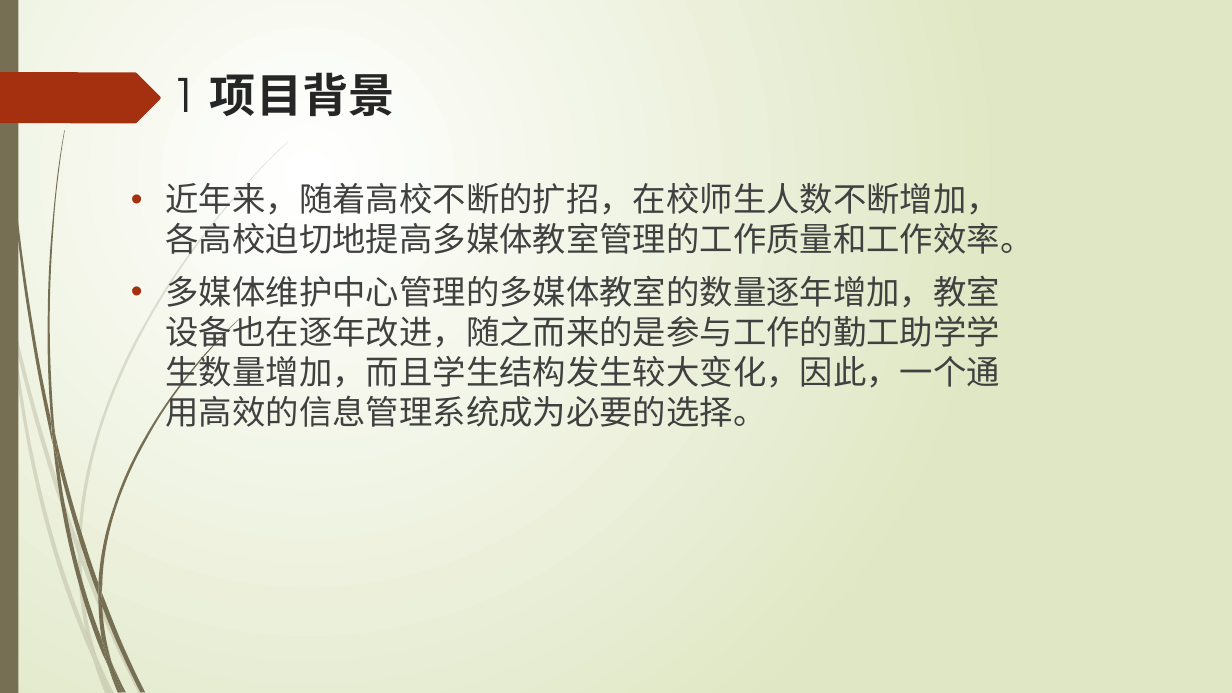
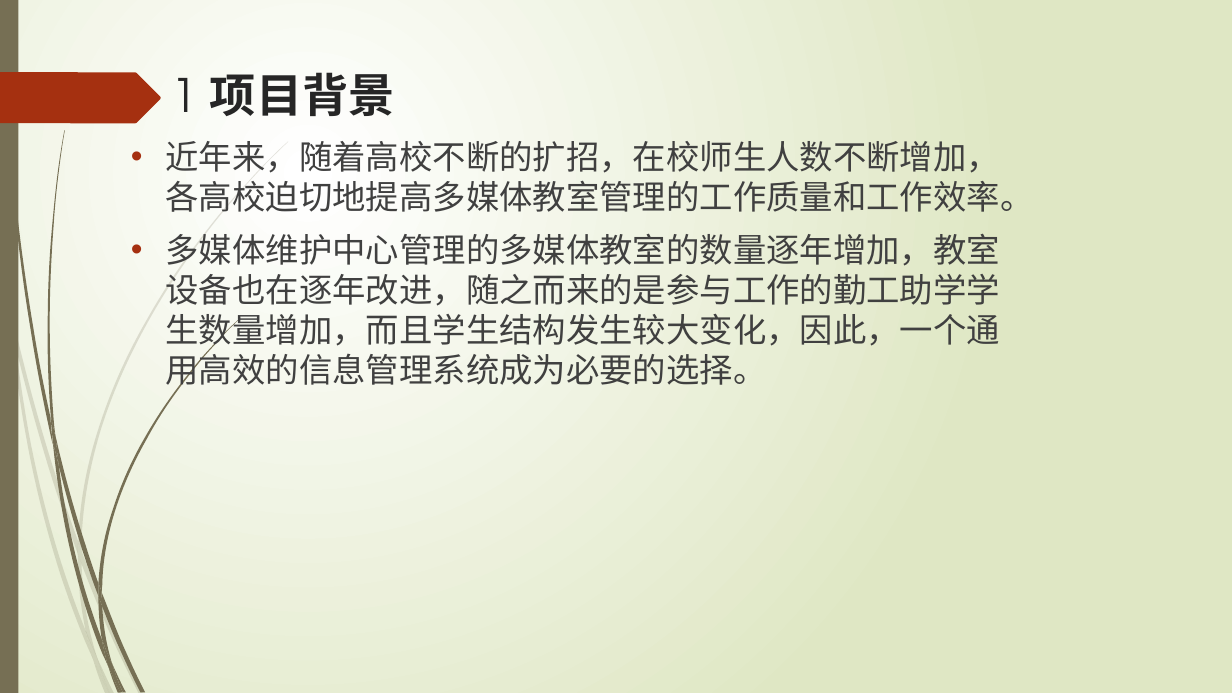
Before and after one commit to liuzhuocpp/liuzhuo_midterm_report, a slide deck: slide 4 of 刘卓中期报告.pptx. Drawn at 1232x693 pixels with LibreOffice and Linux fonts; fonts in the diff are those of the drawing. Boxes give left, top, right and bottom in pixels: in the first picture for what was removed or moved away, otherwise in the second. Text is boxed around its words. In the diff, an @@ line names an element or a change of style, - is before the commit and + after.

```diff
--- a/刘卓中期报告.pptx
+++ b/刘卓中期报告.pptx
@@ text "近年来，随着高校不断的扩招，在校师生人数不断增加，各高校迫切地提高多媒体教室管理的工作质量和工作效率。" rewrapped from [166, 183, 1034, 427] to [166, 141, 1034, 391] @@
```
Also in this commit, not shown: 7 other slides changed, 1 other file.
